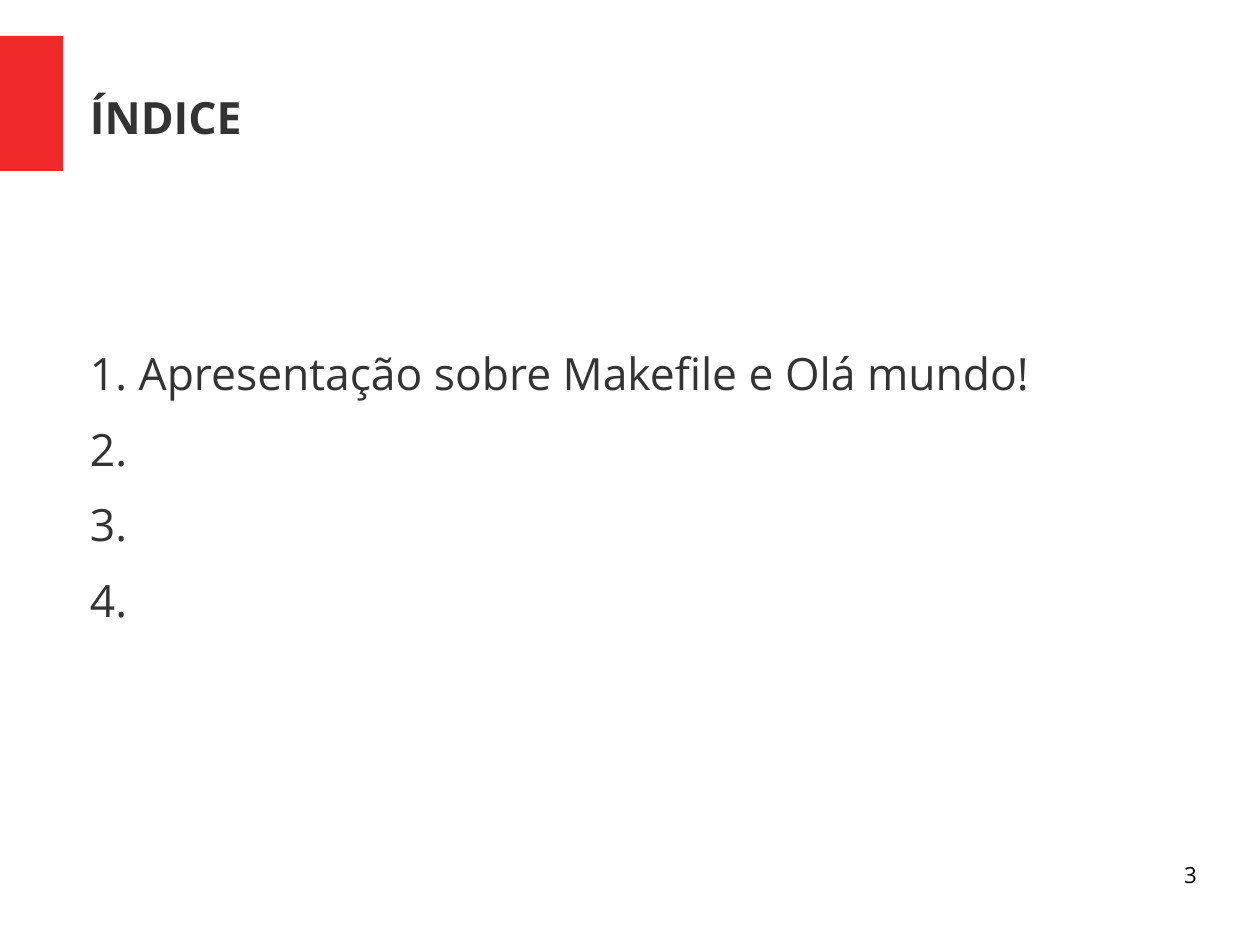
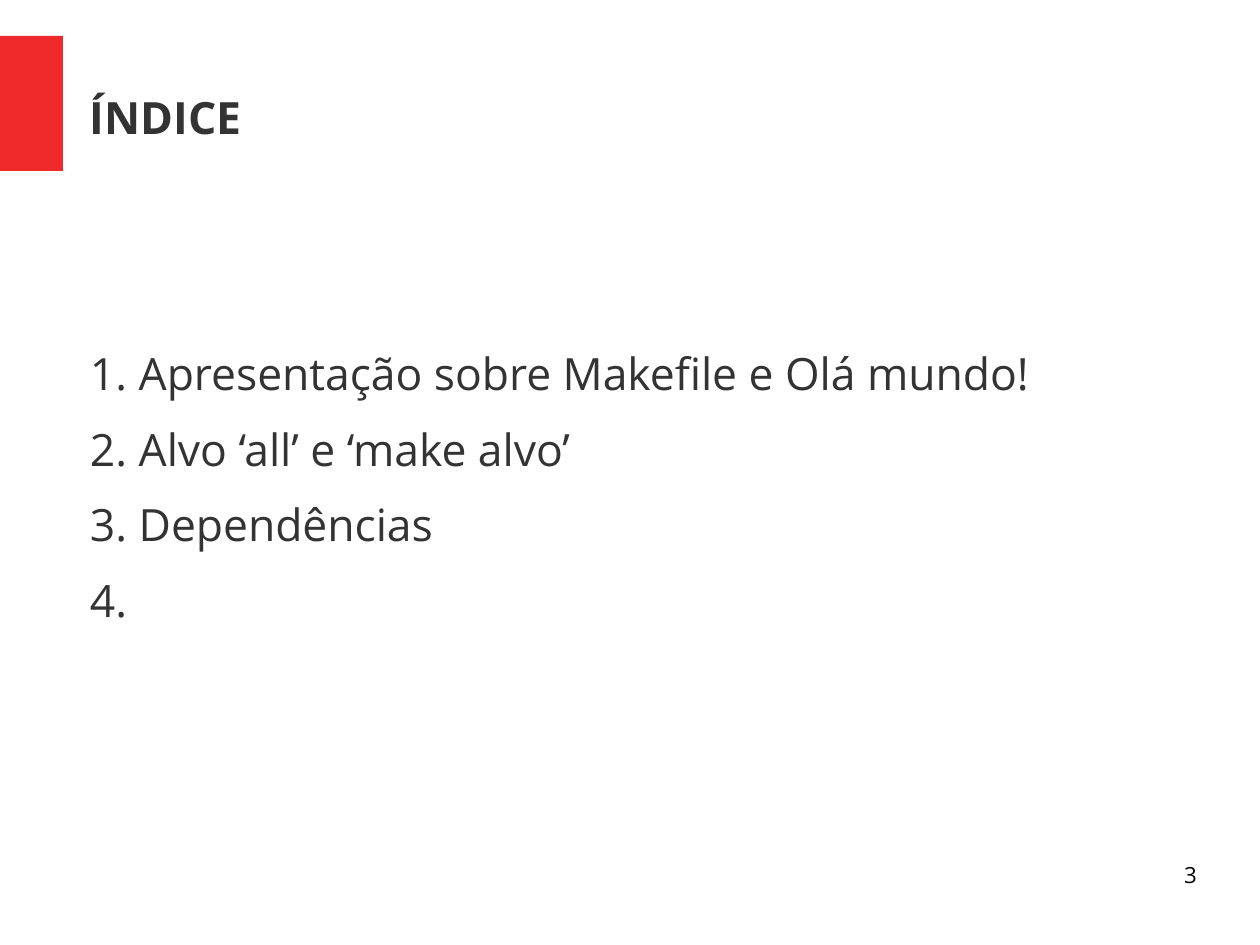
Before and after one commit to Geofisicando/curso-Makefile, a slide deck: slide 3 of slides/Apresentação_curso_Makefile.odp. Drawn at 1260x945 pixels with LibreOffice and Linux fonts; fonts in the diff are those of the drawing. Boxes give left, top, right and bottom in pixels: in the first picture for what was removed or moved away, otherwise in the second. Text is boxed around its words. In the diff, an @@ line names an element or a change of style, - is before the commit and + after.

```diff
--- a/slides/Apresentação_curso_Makefile.odp
+++ b/slides/Apresentação_curso_Makefile.odp
@@ text at (90,432,570,552): text changed @@
-2.
-3.
+2. Alvo ‘all’ e ‘make alvo’
+3. Dependências
```
Also in this commit, not shown: 2 slides added, 1 slide removed, 1 other file.
